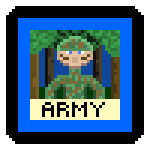
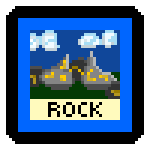
Before/after of a 150 x 150 layered artwork. What changed in the layer stack:
showed "Environment-resources", painted on it over bbox(30, 30, 120, 117)
hid "Human-Soldier" over bbox(30, 30, 120, 117)
